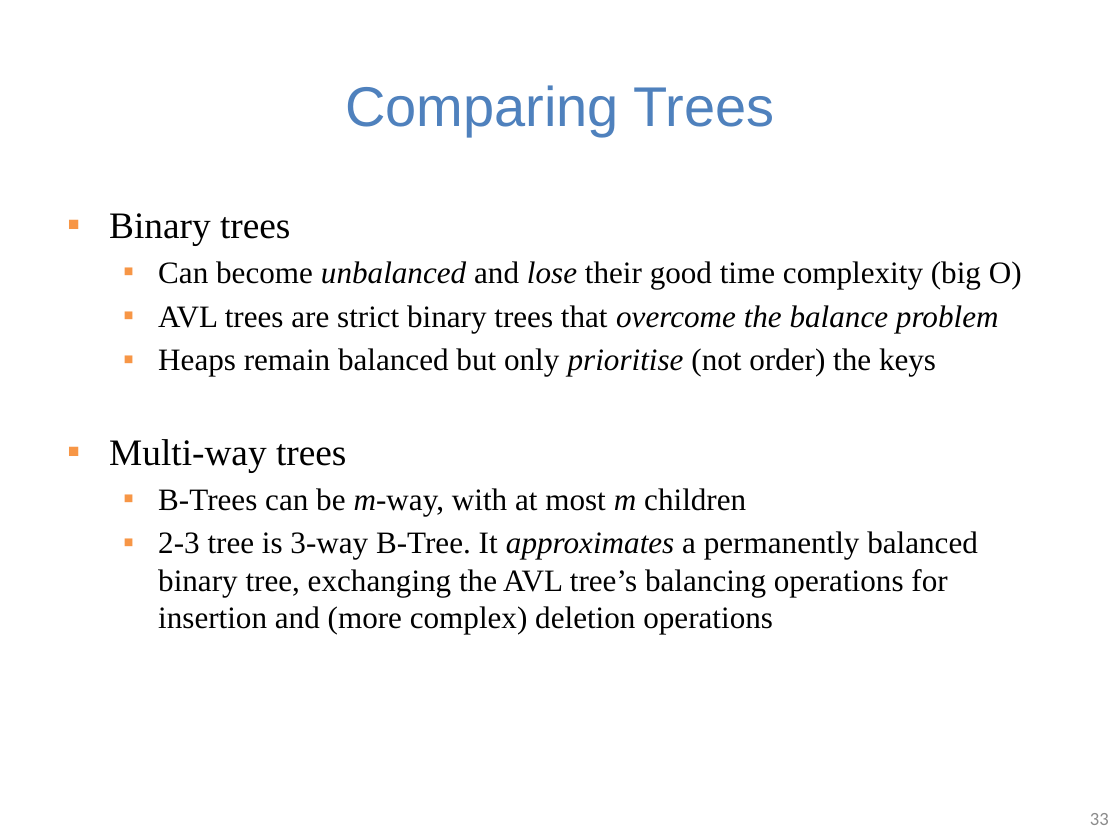
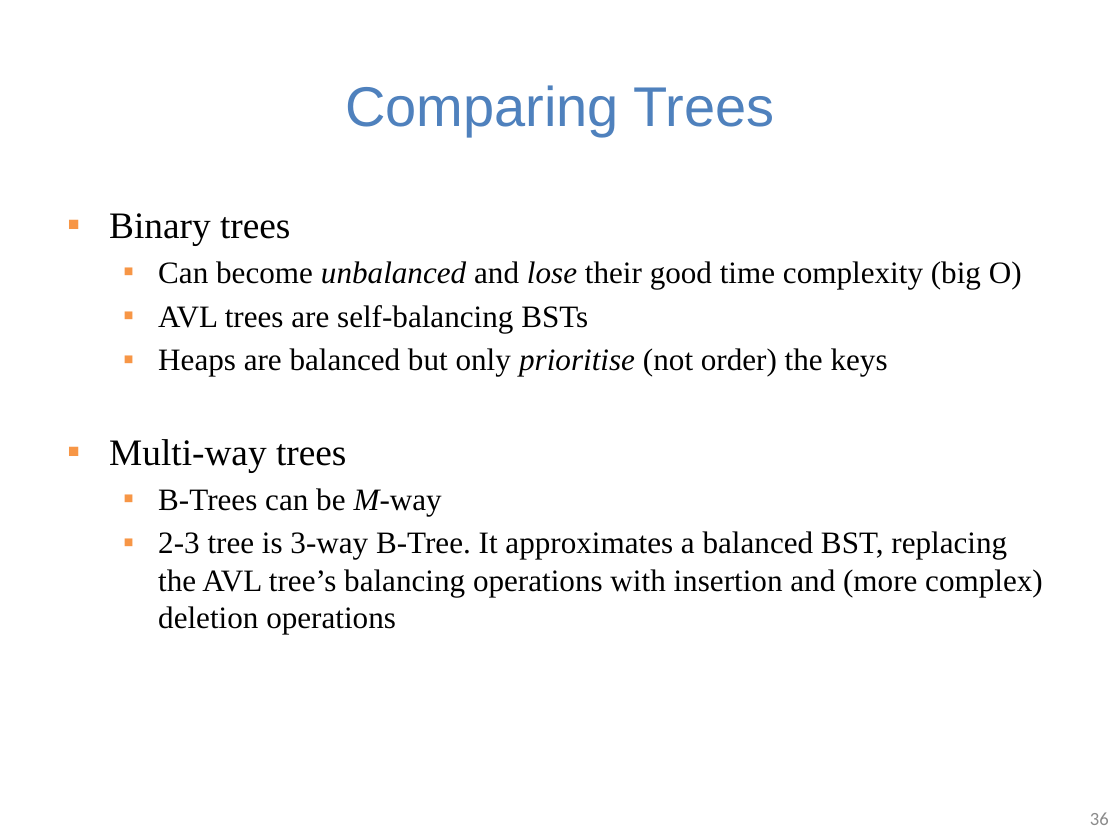
Before and after one commit to guhofstra/CSC111Fa25, a slide deck: slide 36 of PPTs/Lecture 10-2-3 trees B trees.pptx (slide 33 before the commit). Drawn at 1120x840 pixels with LibreOffice and Linux fonts; fonts in the diff are those of the drawing. Boxes give left, top, right and bottom in pixels: in the first picture for what was removed or moved away, otherwise in the second. Text is boxed around its words. In the diff, an @@ line names an element or a change of style, - is before the commit and + after.

```diff
--- a/PPTs/Lecture 10-2-3 trees B trees.pptx
+++ b/PPTs/Lecture 10-2-3 trees B trees.pptx
@@ text at [158, 305, 888, 376]: text changed @@
-  ▪ AVL trees are strict binary trees that overcome the balance problem
-  ▪ Heaps remain balanced but only prioritise (not order) the keys
+  ▪ AVL trees are self-balancing BSTs
+  ▪ Heaps are balanced but only prioritise (not order) the keys
@@ text at [158, 488, 1043, 634]: text changed @@
-  ▪ B-Trees can be m-way, with at most m children
-  ▪ 2-3 tree is 3-way B-Tree. It approximates a permanently balanced binary tree, exchanging the AVL tree’s balancing operations for insertion and (more complex) deletion operations
+  ▪ B-Trees can be M-way
+  ▪ 2-3 tree is 3-way B-Tree. It approximates a balanced BST, replacing the AVL tree’s balancing operations with insertion and (more complex) deletion operations
@@ page number at [1090, 812, 1109, 825]: text changed @@
-33
+36
```
Also in this commit, not shown: 12 other slides changed, 4 slides added, 1 slide removed, 13 other files.
